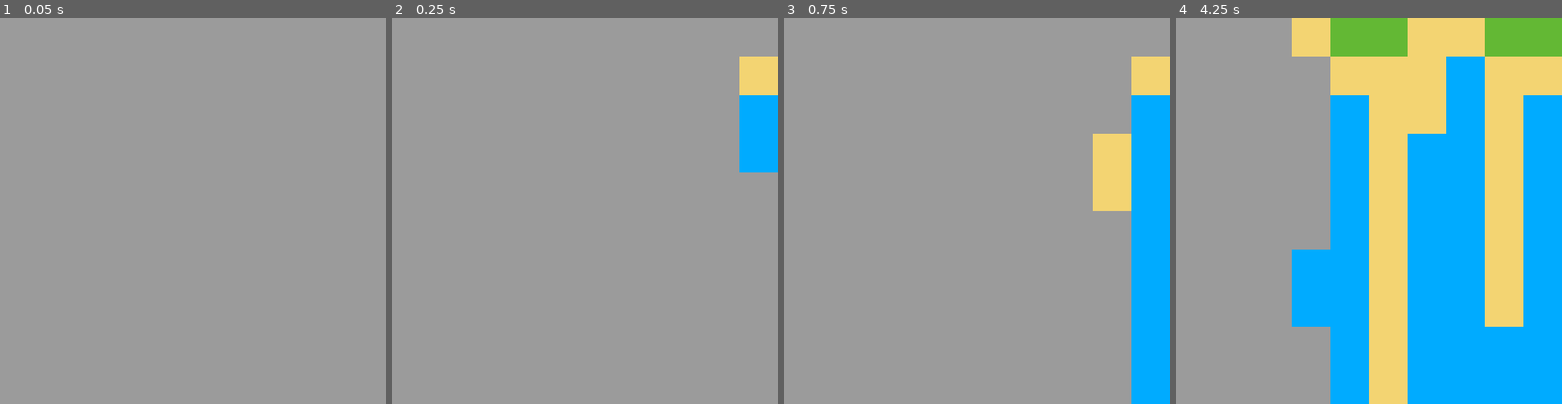
Above: before the commit, frames 1-4 (left to right).
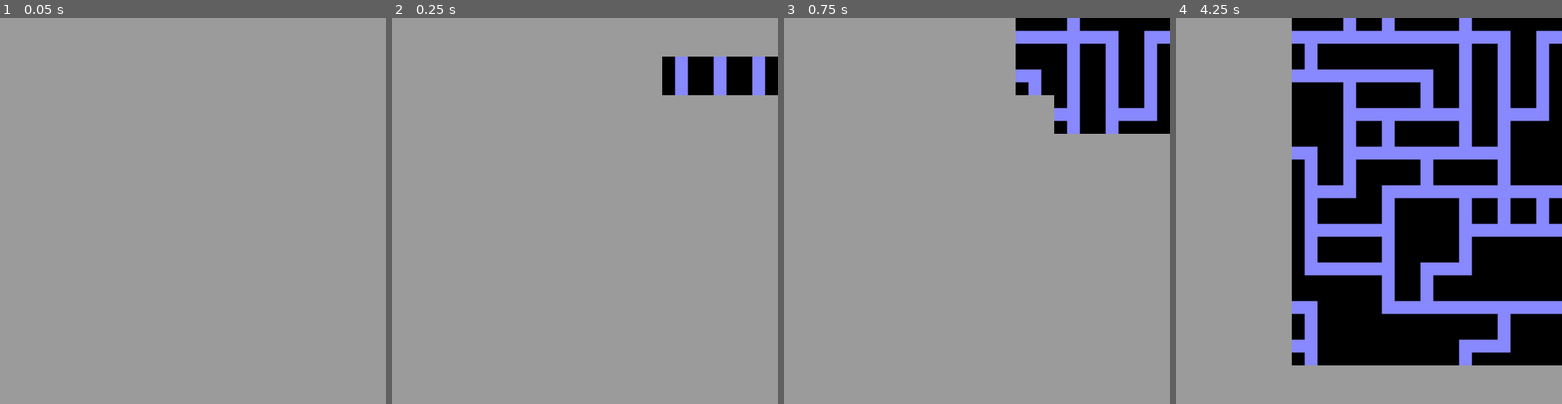
Above: after the commit, the same moments.

Repository: chaotic-pan/MP_GT_03_WFC
Game: Godot game, scene res://main.tscn
The game is run twice, just before and just after one commit, with the same random seed, the same clock (stepped at 60 frames per second) and the same inputs.
Inputs:
- Up to frame 1 (0.05 s): no input
- Up to frame 2 (0.25 s): no input
- Up to frame 3 (0.75 s): no input
- Up to frame 4 (4.25 s): no input

Frame 1 is identical in both runs. In frame 2, 5.0% of the frame differs, in the area x 70-100%, y 10-40%; in frame 3, 20%; in frame 4, 69%, in the area x 30-100%, y 0-100%.

Commit message:
added better tiles

Diff:
--- a/Tile.tscn
+++ b/Tile.tscn
@@ -7,3 +7,7 @@
 offset_bottom = 50.0
 color = Color(0.607843, 0.607843, 0.607843, 1)
 script = ExtResource("1_3t3e8")
+
+[node name="Sprite2D" type="Sprite2D" parent="."]
+position = Vector2(25, 25)
+scale = Vector2(1.04167, 1.04167)
--- a/main.gd
+++ b/main.gd
@@ -36,7 +36,7 @@
 
 
 func getLowestEntrophy():
-	var min = 4
+	var min = 13
 	var minTiles = []
 
 	for x in range(10):
--- a/tile.gd
+++ b/tile.gd
@@ -1,7 +1,7 @@
 extends ColorRect
-enum  type{EMPTY, SEA, COAST, LAND}
-@export var Tiletype = type.EMPTY
-var options = [type.SEA, type.COAST, type.LAND]
+
+@export var Tiletype = 0
+var options = [1,2,3,4,5,6,7,8,9,10,11,12]
 
 var up = []
 var down =[]
@@ -15,32 +15,98 @@
 func _ready():
 	setTile()
 
+
 func setTile():
+	var upLine = [1,3,5,8,9,10,11]
+	var downLine = [1,4,5,6,7,8,11]
+	var leftLine = [1,2,3,6,7,8,10]
+	var rightLine = [2,3,4,7,8,9,11]
+
+	var upEmpty = [2,4,6,7,12]
+	var downEmpty = [2,3,9,10,12]
+	var leftEmpty = [4,5,9,11,12]
+	var rightEmpty = [1,5,6,10,12]
+
 	match Tiletype:
-		type.EMPTY:
+		0:
 			color = Color("#9b9b9b")
-		type.SEA:
-			color = Color("#00abff")
-			up = [type.SEA, type.COAST]
-			down = [type.SEA]
-			left = [type.SEA, type.COAST]
-			right = [type.SEA, type.COAST]
-		type.COAST:
-			color = Color("#f3d472")
-			up = [type.LAND, type.COAST]
-			down = [type.SEA, type.COAST]
-			left = [type.SEA, type.COAST, type.LAND]
-			right = [type.SEA, type.COAST, type.LAND]
-		type.LAND:
-			color = Color("#63b834")
-			up = [type.LAND]
-			down = [type.COAST, type.LAND]
-			right = [type.COAST, type.LAND]
-			left = [type.COAST, type.LAND]
+		1:
+			$Sprite2D.texture =  load("res://tiles/01.png")
+			up = upLine
+			down = downLine
+			left = leftEmpty
+			right = rightLine
+		2:
+			$Sprite2D.texture =  load("res://tiles/02.png")
+			up = upEmpty
+			down = downEmpty
+			left = leftLine
+			right = rightLine
+		3:
+			$Sprite2D.texture =  load("res://tiles/03.png")
+			up = upEmpty
+			down = downLine
+			left = leftLine
+			right = rightLine
+		4:
+			$Sprite2D.texture =  load("res://tiles/04.png")
+			up = upLine
+			down = downEmpty
+			left = leftLine
+			right = rightEmpty
+		5:
+			$Sprite2D.texture =  load("res://tiles/05.png")
+			up = upLine
+			down = downLine
+			left = leftEmpty
+			right = rightEmpty
+		6:
+			$Sprite2D.texture =  load("res://tiles/06.png")
+			up = upLine
+			down = downEmpty
+			left = leftEmpty
+			right = rightLine
+		7:
+			$Sprite2D.texture =  load("res://tiles/07.png")
+			up = upLine
+			down = downEmpty
+			left = leftLine
+			right = rightLine
+		8:
+			$Sprite2D.texture =  load("res://tiles/08.png")
+			up = upLine
+			down = downLine
+			left = leftLine
+			right = rightLine
+		9:
+			$Sprite2D.texture =  load("res://tiles/09.png")
+			up = upEmpty
+			down = downLine
+			left = leftLine
+			right = rightEmpty
+		10:
+			$Sprite2D.texture =  load("res://tiles/10.png")
+			up = upEmpty
+			down = downLine
+			left = leftEmpty
+			right = rightLine
+		11:
+			$Sprite2D.texture =  load("res://tiles/11.png")
+			up = upLine
+			down = downLine
+			left = leftLine
+			right = rightEmpty
+		12:
+			$Sprite2D.texture =  load("res://tiles/12.png")
+			up = upEmpty
+			down = downEmpty
+			left = leftEmpty
+			right = rightEmpty
+
 
 func getEntrophy():
 	if options.size() == 0:
-		return 4
+		return 13
 	return options.size()
 
 func collapse():
Binary file added: tiles/01.png
Not shown, added: tiles/01.png.import
Binary file added: tiles/02.png
Not shown, added: tiles/02.png.import
Binary file added: tiles/03.png
Not shown, added: tiles/03.png.import
Binary file added: tiles/04.png
Not shown, added: tiles/04.png.import
Binary file added: tiles/05.png
Not shown, added: tiles/05.png.import
Binary file added: tiles/06.png
Not shown, added: tiles/06.png.import
(and 12 more such lines)
